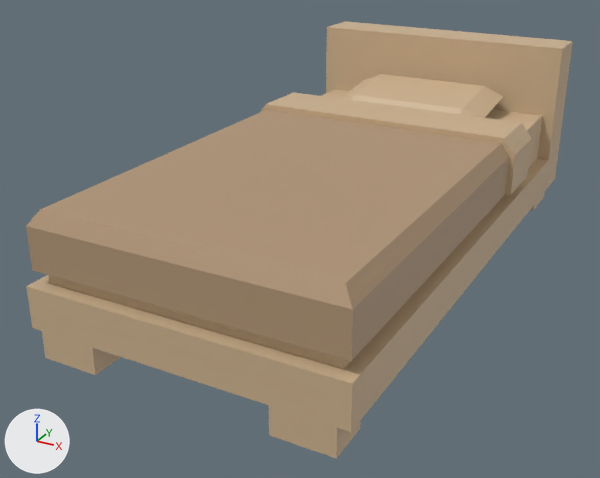
The glTF model client/public/assets/kenney-furniture/bedSingle.glb, before and after one commit.
Both versions are drawn from a 50 mm camera at (1.325, -0.815, 0.717) aimed at (0.616, 0.475, 0.072). Every picture has the same lights, and +X, +Y and +Z are marked at lower left. The first picture is the older version. Where no turn or scale is listed for an object, it has been applied to the vertices. Vertices at exactly the same position are counted once.

In view in the first picture: 'bedSingle(Clone)', 'cover'.
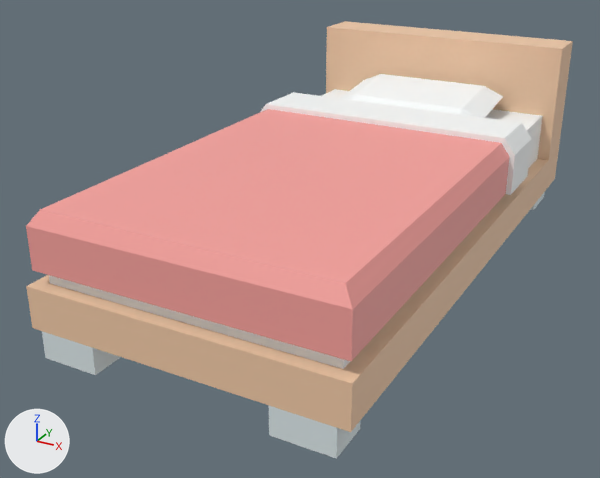
Scene script edits in JSON lines:
```json
{"block": "me_mesh_bedsingle", "where": "me_mesh_bedsingle.from_pydata(...)  # 92 vertices, 184 faces; spans x -0.285..0.285, y -0.562..0.562, z -0.187..0.187"}
{"block": "me_mesh_bedsingle", "where": "# used by ob_bedsingle_clone; location = (0.67, 0.562, 0.188)"}
{"block": "me_mesh_bedsingle", "change": "me_mesh_bedsingle part 1: 132 faces centred in x -0.285..0.285, y -0.562..0.562, z -0.187..0.09 are repainted in the vertex colours; the middle colour goes from beige #ceb390 to white #fcffff"}
{"block": "me_mesh_bedsingle", "change": "me_mesh_bedsingle part 2: 52 faces centred in x -0.283..0.283, y -0.562..0.562, z -0.137..0.187 are repainted in the vertex colours; the middle colour goes from beige #ceb390 to beige #f3cba8"}
{"block": "me_mesh_cover", "where": "me_mesh_cover.from_pydata(...)  # 22 vertices, 30 faces; spans x -0.276..0.276, y -0.406..0.406, z -0.05..0.05"}
{"block": "me_mesh_cover", "where": "# used by ob_cover; location = (0.671, 0.416, 0.2)"}
{"block": "me_mesh_cover", "change": "me_mesh_cover part 3: 30 faces centred in x -0.276..0.276, y -0.406..0.365, z -0.05..0.05 are repainted in the vertex colours; the middle colour goes from beige #b29677 to pink #f9a39e"}
```

Location of each change, (x1, y1, x2, y2) in pixels of the pictures (600 x 478 px):
```json
{"part": 1, "of": "me_mesh_bedsingle", "change": "recoloured", "before": [42, 74, 545, 459], "after": [42, 74, 545, 459]}
{"part": 2, "of": "me_mesh_bedsingle", "change": "recoloured", "before": [26, 21, 573, 432], "after": [26, 21, 573, 432]}
{"part": 3, "of": "me_mesh_cover", "change": "recoloured", "before": [26, 109, 509, 361], "after": [26, 109, 509, 361], "on screen": "beige to pink"}
```
